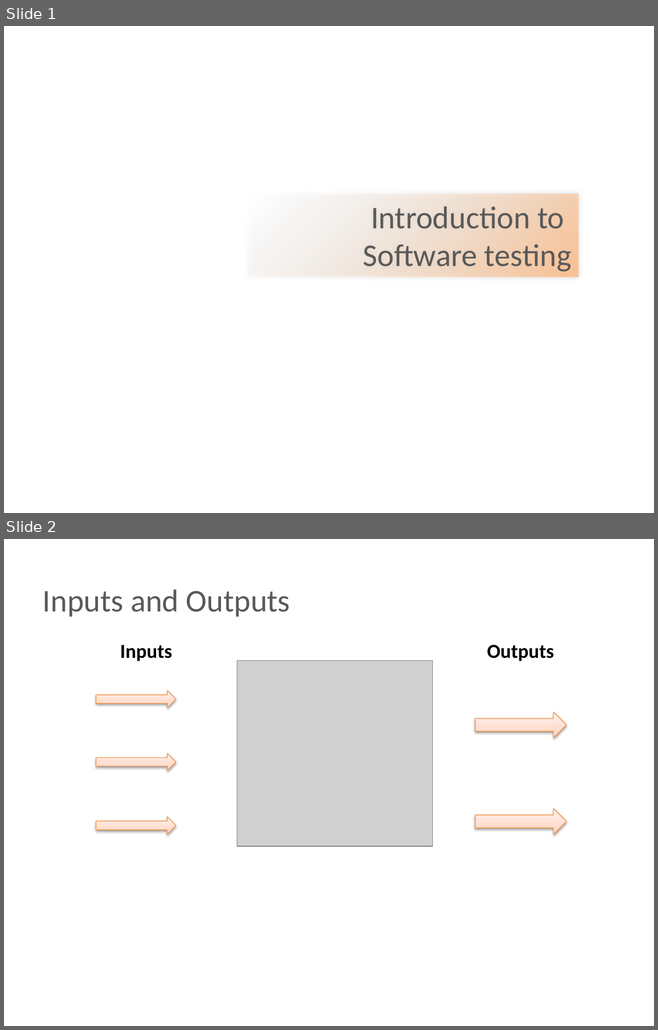
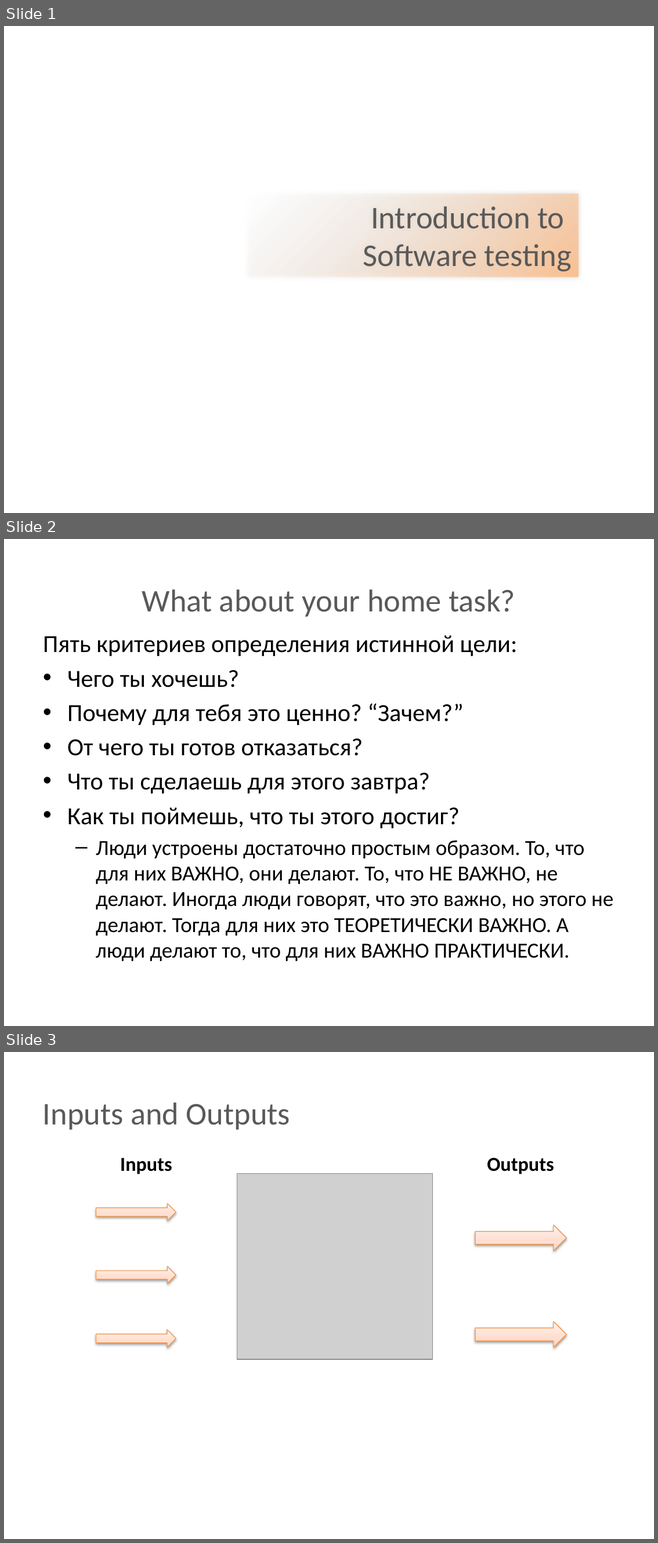
Before and after one commit to BigRacer/swtesting, a slide deck: 1.Introduction_part2/Introduction.pptx. Shown one above the other, each under a label of ours: slides 1 and 2 before the commit, slides 1, 2 and 3 after it. The pictures are 658x1030 and 658x1543 pixels, drawn with LibreOffice and Linux fonts; fonts in the diff are those of the drawing; grey boxes stand for pictures; background and template pictures are left out. Boxes give left, top, right and bottom in pixels: in the first picture for what was removed or moved away, otherwise in the second. Text is boxed around its words. In the diff, an @@ line names an element or a change of style, - is before the commit and + after.

```diff
--- a/1.Introduction_part2/Introduction.pptx
+++ b/1.Introduction_part2/Introduction.pptx
@@ slide 2 added at (4,539,654,1026), background picture (left out) @@
@@ title added at (142,589,515,617), 35 pt, text #595959 @@
+What about your home task?
@@ text added at (43,635,613,961), 23.8 pt, text #000000 @@
+Пять критериев определения истинной цели:
+• Чего ты хочешь?
+• Почему для тебя это ценно? “Зачем?”
+• От чего ты готов отказаться?
+• Что ты сделаешь для этого завтра?
+• Как ты поймешь, что ты этого достиг?
+  – Люди устроены достаточно простым образом. То, что для них ВАЖНО, они делают. То, что НЕ ВАЖНО, не делают. Иногда люди говорят, что это важно, но этого не делают. Тогда для них это ТЕОРЕТИЧЕСКИ ВАЖНО. А люди делают то, что для них ВАЖНО ПРАКТИЧЕСКИ.
@@ what was slide 2 is now slide 3 @@
```
Also in this commit, not shown: 8 slides changed, 4 other slides added, 2 other files.
